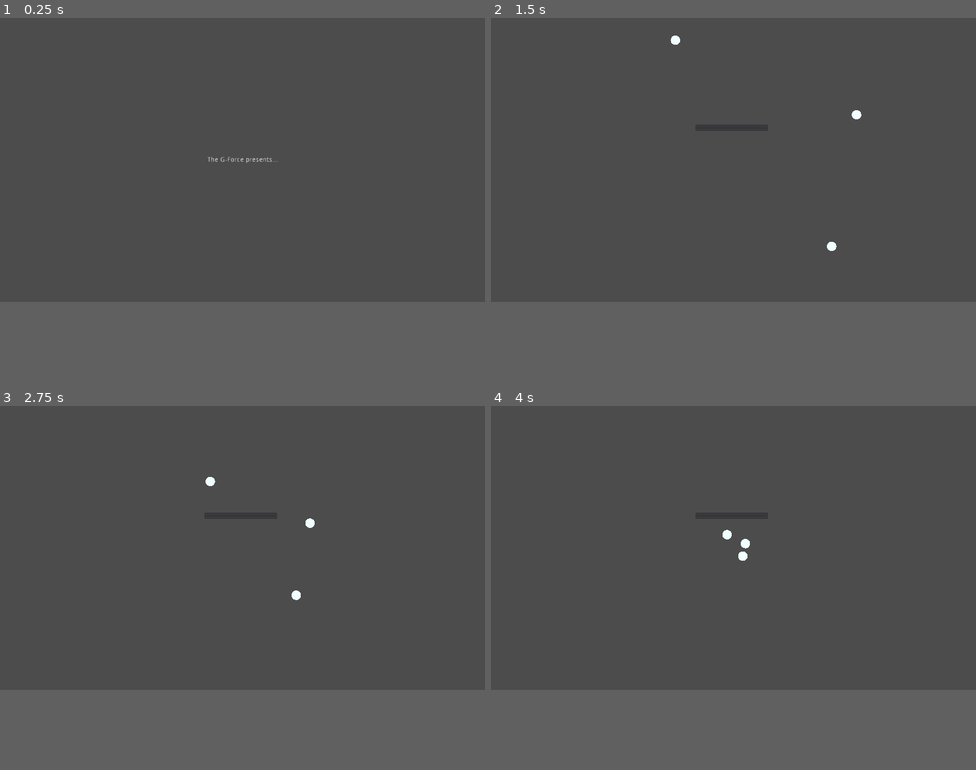
Above: before the commit, frames 1-4 (two rows, left to right).
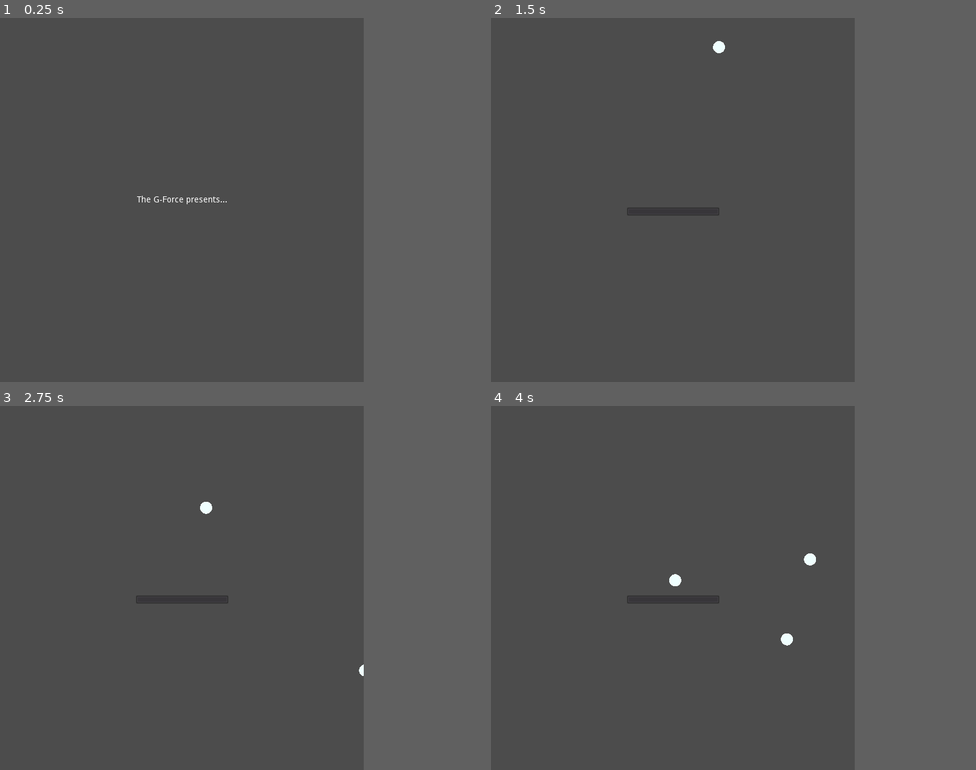
Above: after the commit, the same moments.

Repository: the-g-force/FamJam-August2020
Game: Godot game, scene res://src/screens/SplashScreen.tscn
Two runs of this game, one before a commit and one after it. Both use one fixed random seed, a clock stepped at 60 frames per second and the inputs below.
Inputs (mouse positions are in pixels of both pictures, inside the frame that each line leads up to):
- Up to frame 1 (0.25 s): no input
- Up to frame 2 (1.5 s): tap Enter at 0.5 s; move the mouse to (840, 145) at 0.52 s; click (840, 145) at 0.67 s; click "Play" at 1.25 s
- Up to frame 3 (2.75 s): move the mouse to (145, 562) at 2.02 s; click (145, 562) at 2.17 s
- Up to frame 4 (4 s): move the mouse to (782, 486) at 2.77 s; click (782, 486) at 2.92 s; move the mouse to (709, 606) at 3.52 s; click (709, 606) at 3.67 s
In our replay, the window is 800x468 before the commit and 600x600 after it. These sizes can differ from the game's own. Grey fills any space a smaller window leaves; there, only what the larger window draws over its background counts as a difference.

The runs differ from the first frame. In frame 1, 0.2% of the frame differs, in the area x 28-58%, y 38-52%; in frame 2, 0.3%; in frame 3, 0.3%; in frame 4, 0.4%, in the area x 28-67%, y 29-66%.

Commit message:
Change screen to 600x600

Diff:
--- a/project/project.godot
+++ b/project/project.godot
@@ -36,6 +36,7 @@
 
 [display]
 
+window/size/width=600
 window/stretch/mode="2d"
 window/stretch/aspect="keep"
 
--- a/project/src/GameplayLevel.tscn
+++ b/project/src/GameplayLevel.tscn
@@ -13,32 +13,36 @@
 [node name="Crumbs" type="Node" parent="."]
 
 [node name="Control" type="Control" parent="."]
-margin_right = 40.0
-margin_bottom = 40.0
+margin_left = 295.571
+margin_top = 304.056
+margin_right = 335.571
+margin_bottom = 344.056
 __meta__ = {
+"_edit_group_": true,
 "_edit_use_anchors_": false
 }
 
 [node name="Label" type="Label" parent="Control"]
-margin_left = 480.44
-margin_top = 203.355
-margin_right = 520.44
-margin_bottom = 217.355
+margin_left = -23.0201
+margin_top = -13.0197
+margin_right = 16.9799
+margin_bottom = 0.980301
 __meta__ = {
 "_edit_use_anchors_": false
 }
 
 [node name="ProgressBar" type="ProgressBar" parent="Control"]
-margin_left = 431.682
-margin_top = 224.76
-margin_right = 584.682
-margin_bottom = 238.76
+margin_left = -71.7781
+margin_top = 8.3853
+margin_right = 81.2219
+margin_bottom = 22.3853
 percent_visible = false
 __meta__ = {
 "_edit_use_anchors_": false
 }
 
 [node name="Path2D" type="Path2D" parent="."]
+position = Vector2( -212.132, 1.41418 )
 curve = SubResource( 1 )
 
 [node name="PathFollow2D" type="PathFollow2D" parent="Path2D"]
